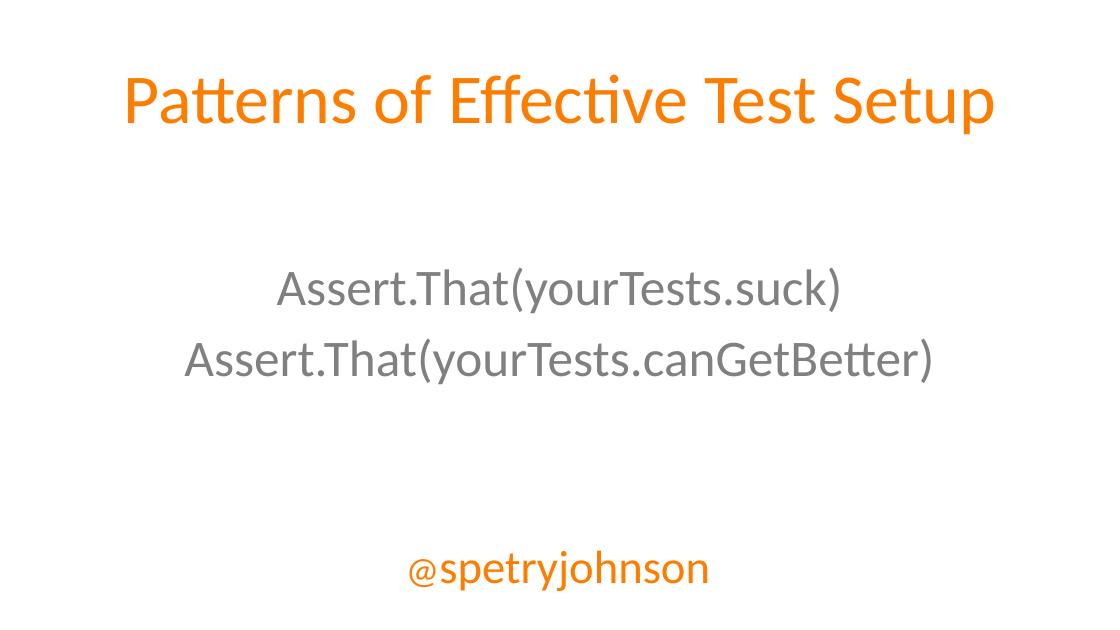
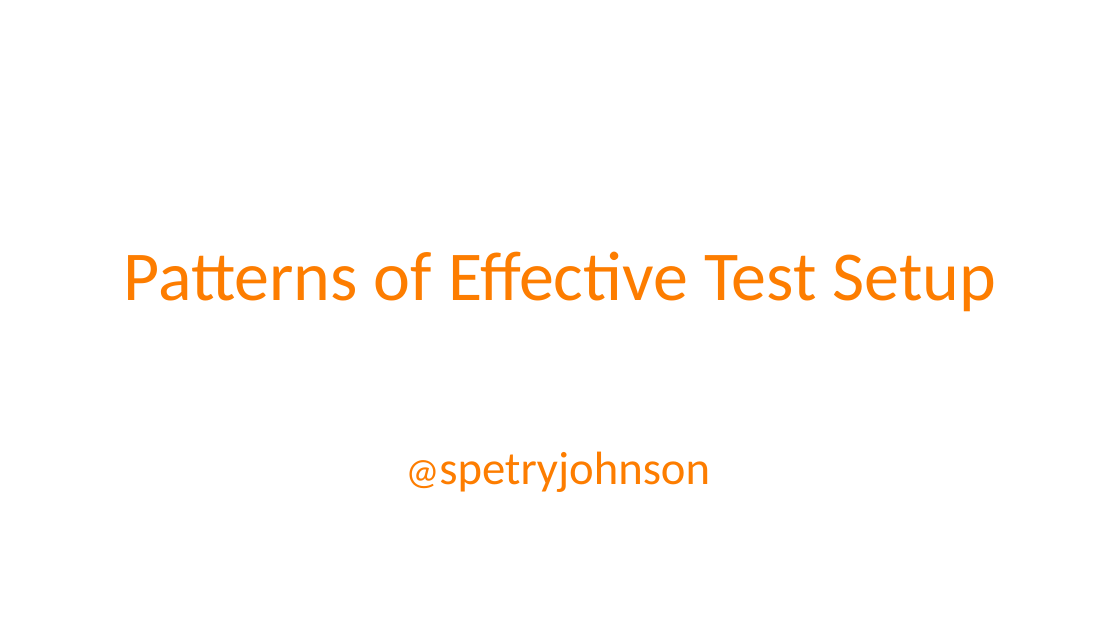
Before and after one commit to spetryjohnson/Talk-Patterns_of_Effective_Test_Setup, a slide deck: slide 1 of POETS - CodeMash 2017.pptx. Drawn at 1120x630 pixels with LibreOffice and Linux fonts; fonts in the diff are those of the drawing. Boxes give left, top, right and bottom in pixels: in the first picture for what was removed or moved away, otherwise in the second. Text is boxed around its words. In the diff, an @@ line names an element or a change of style, - is before the commit and + after.

```diff
--- a/POETS - CodeMash 2017.pptx
+++ b/POETS - CodeMash 2017.pptx
@@ title "Patterns of Effective Test Setup": place and size @@
-title "Patterns of Effective Test Setup" at <box>124,74,996,135</box>
+title "Patterns of Effective Test Setup" at <box>124,251,996,312</box>
@@ text removed at <box>277,268,843,313</box> @@
-Assert.That(yourTests.suck)
@@ text removed at <box>184,339,934,384</box> @@
-Assert.That(yourTests.canGetBetter)
@@ text "@spetryjohnson": place and size @@
-text "@spetryjohnson" at <box>439,550,710,591</box>
+text "@spetryjohnson" at <box>439,451,710,492</box>
```
Also in this commit, not shown: 2 other slides changed, 2 slides added, 2 slides removed, 1 other file.
